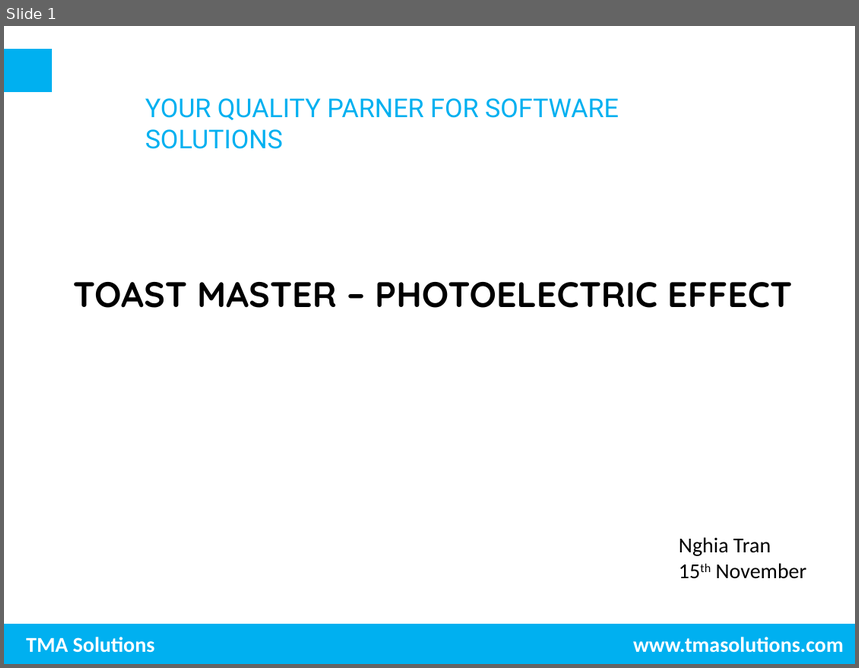
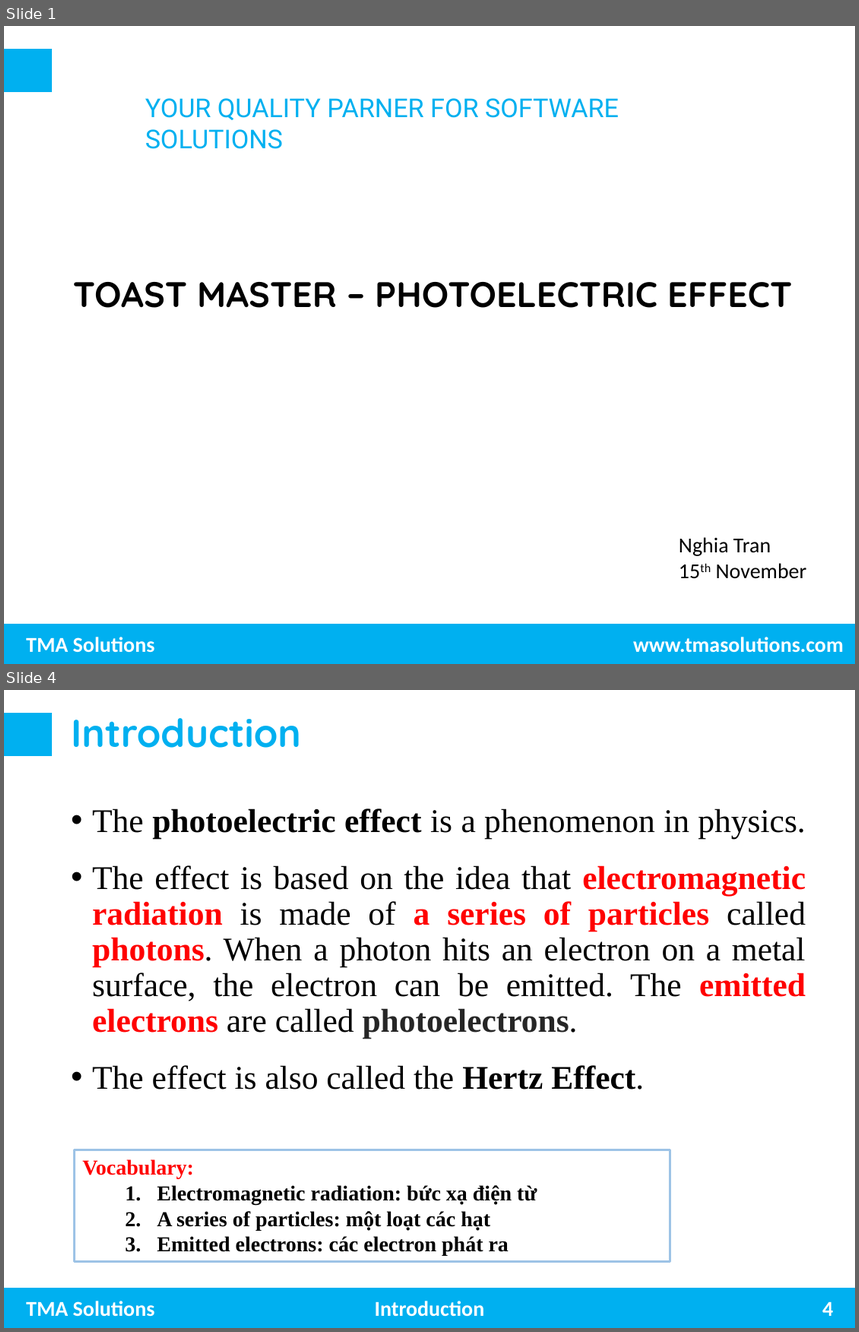
Before and after one commit to trungnghia2009/MachineLearning, a slide deck: Photoelectric effect.pptx. Shown one above the other, each under a label of ours: slide 1 before the commit, slides 1 and 4 after it; the slides between them are not shown. The pictures are 859x668 and 859x1332 pixels, drawn with LibreOffice and Linux fonts; fonts in the diff are those of the drawing; background and template pictures are left out. Boxes give left, top, right and bottom in pixels: in the first picture for what was removed or moved away, otherwise in the second. Text is boxed around its words. In the diff, an @@ line names an element or a change of style, - is before the commit and + after.

```diff
--- a/Photoelectric effect.pptx
+++ b/Photoelectric effect.pptx
@@ slide 4 added at (4, 690, 855, 1328), background #FFFFFF; not listed: 3 template elements that a slide beside it also shows @@
@@ title added at (71, 718, 301, 748), 33 pt, text #00B0F0, bold @@
+Introduction
@@ text added at (92, 809, 806, 1090), 28 pt, text #000000 @@
+• The photoelectric effect is a phenomenon in physics.
+• The effect is based on the idea that electromagnetic radiation is made of a series of particles called photons. When a photon hits an electron on a metal surface, the electron can be emitted. The emitted electrons are called photoelectrons.
+• The effect is also called the Hertz Effect.
@@ rectangle added at (74, 1151, 670, 1262), outline #9DC3E6 2.25 pt, 18 pt, text #000000, bold @@
+Vocabulary:
+  1. Electromagnetic radiation: bức xạ điện từ
+  2. A series of particles: một loạt các hạt
+  3. Emitted electrons: các electron phát ra
@@ text added at (375, 1301, 485, 1317), 18 pt, text #FFFFFF, bold @@
+Introduction
@@ page number added at (823, 1302, 833, 1316), 18 pt, text #FFFFFF, bold @@
+4
```
Also in this commit, not shown: 4 slides changed, 8 other slides added, 25 slides removed.
